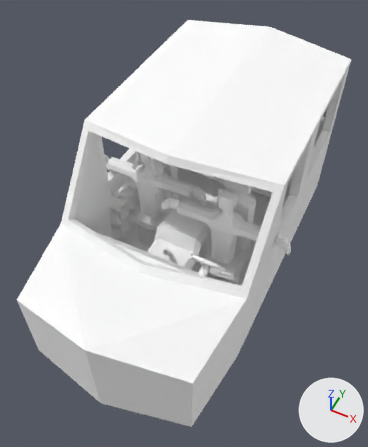
The Blender file Assets/_Models/Car.blend: old version first, new version second.
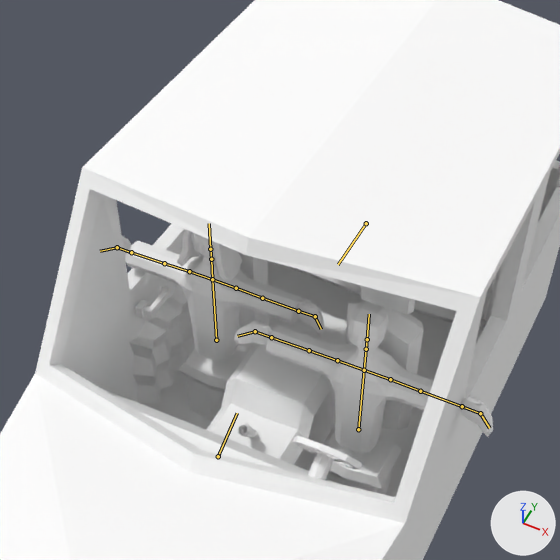
Old and new are each drawn whole from a 50 mm lens placed at (1.63, -3.99, 3.89), pointed at (0.0, -0.75, -0.17) and again close up on the part from 12% to 88% of the width and 8% to 71% of the height. Every picture has the same lights, and +X, +Y and +Z are marked at lower right. The bones that bend it are drawn over the model as lines in the close-ups.

Objects in the first close-up: 'Car', 'Dad', 'Mom'.
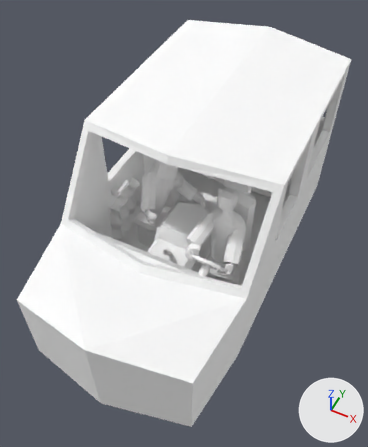
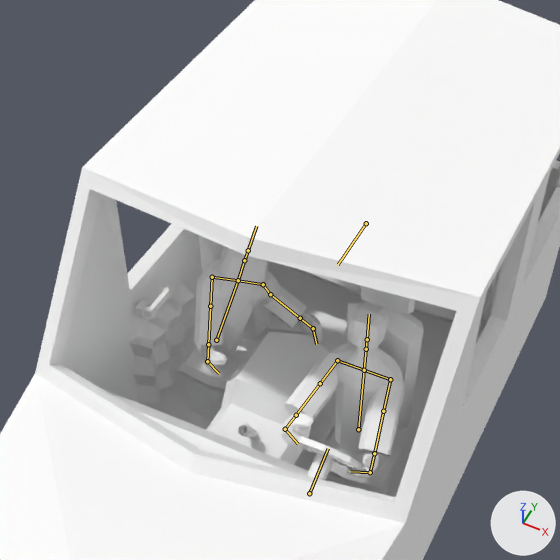
Commit message: Partway animated car

The newer file adds an action. The first version stands in its rest pose; the second is drawn at frame 120 of the action 'Turn Around'.

Boxes (x1, y1, x2, y2) around the edits, measured in the close-ups (560 x 560 px):
'Car', posed: (0, 0, 560, 560) in both
'Dad', posed (52% narrower, 16% taller): before (234, 301, 493, 454); after (281, 301, 405, 478)
'Mom', posed: before (122, 229, 324, 361); after (194, 246, 323, 377)
bone 'Spine', root to tip: before (216, 340) to (212, 279); after (216, 340) to (238, 280)
bone 'UpperArm_L', root to tip: before (236, 288) to (262, 298); after (263, 284) to (270, 294)
bone 'LowerArm_L', root to tip: before (262, 298) to (298, 311); after (270, 294) to (300, 318)
bone 'UpperArm_R', root to tip: before (189, 271) to (164, 263); after (212, 277) to (210, 306)
bone 'Spine.002', root to tip: before (211, 259) to (210, 249); after (244, 260) to (248, 250)
bone 'UpperArm_L.001', root to tip: before (390, 379) to (420, 391); after (390, 379) to (383, 411)
bone 'Hand_L.003', root to tip: before (480, 413) to (489, 428); after (370, 472) to (350, 471)
bone 'UpperArm_R.001', root to tip: before (337, 360) to (309, 350); after (337, 360) to (320, 383)
bone 'Hand_R.003', root to tip: before (255, 331) to (237, 336); after (285, 429) to (298, 444)
bone 'Steer', root to tip: before (218, 456) to (237, 413); after (309, 493) to (328, 448)

What the commit changed:
Bone 'Spine' (bone_spine) turns from (0, 0, 0) to (-10, 31, -20) degrees about its own x, y and z.
Bone 'UpperArm_L' (bone_upperarm_l) turns from (0, 0, 0) to (-68, 37, -21) degrees about its own x, y and z.
Bone 'LowerArm_L' (bone_lowerarm_l) turns from (0, 0, 0) to (57, 0, -25) degrees about its own x, y and z.
Bone 'UpperArm_R' (bone_upperarm_r) turns from (0, 0, 0) to (-56, 3, 93) degrees about its own x, y and z.
Bone 'Spine.002' (bone_spine_002) turns from (0, 0, 0) to (0, 82, 0) degrees about its own x, y and z.
Bone 'UpperArm_L.001' (bone_upperarm_l_001) turns from (0, 0, 0) to (-34, -8, -73) degrees about its own x, y and z.
Bone 'Hand_L.003' (bone_hand_l_003) turns from (0, 0, 0) to (0, 0, -33) degrees about its own x, y and z.
Bone 'UpperArm_R.001' (bone_upperarm_r_001) turns from (0, 0, 0) to (-12, -30, 87) degrees about its own x, y and z.
Bone 'Hand_R.003' (bone_hand_r_003) turns from (0, 0, 0) to (0, 0, 33) degrees about its own x, y and z.
Bone 'Steer' (bone_steer) turns from (0, 0, 0) to (0, 53, 0) degrees about its own x, y and z.
